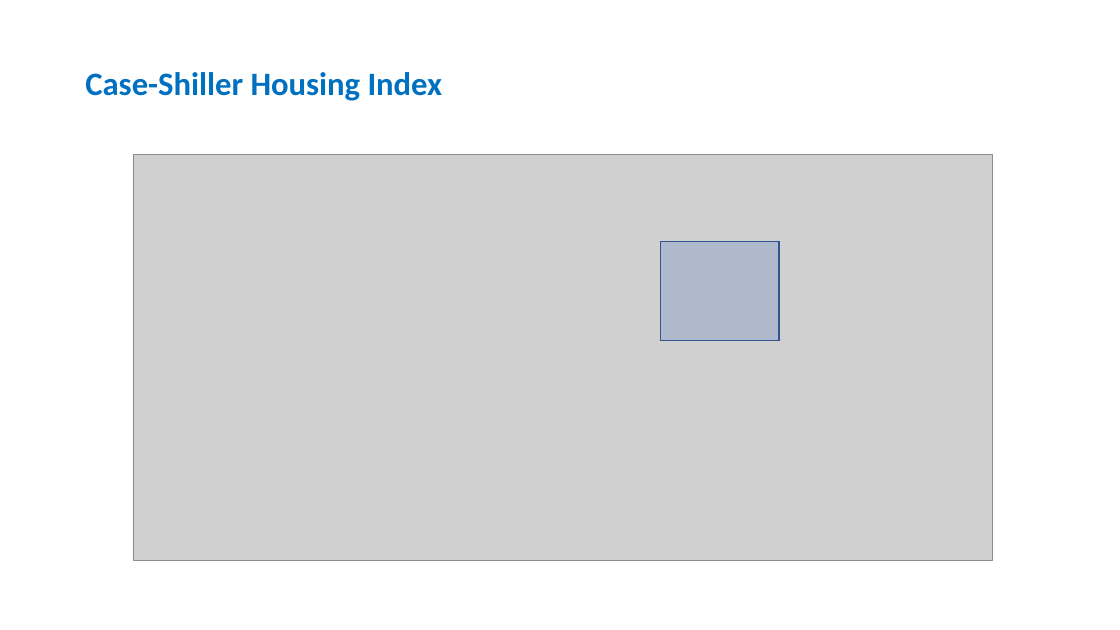
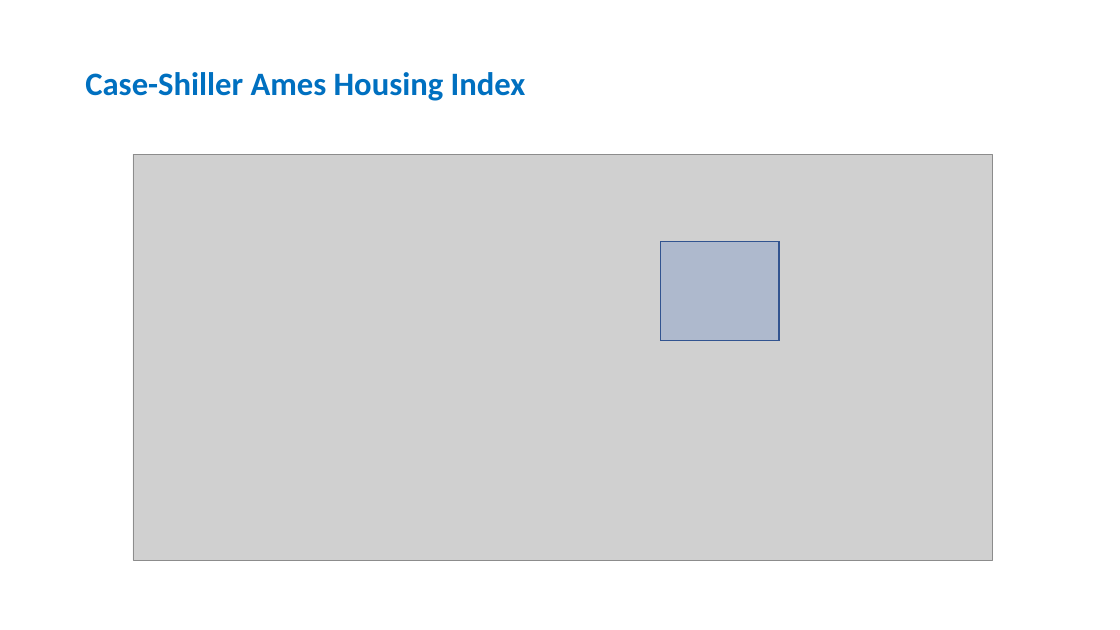
Before and after one commit to manasagodkhindi/AmesHousingPrediction, a slide deck: slide 20 of HousingPricesPresentations.pptx (slide 21 before the commit). Drawn at 1120x630 pixels with LibreOffice and Linux fonts; fonts in the diff are those of the drawing; grey boxes stand for pictures. Boxes give left, top, right and bottom in pixels: in the first picture for what was removed or moved away, otherwise in the second. Text is boxed around its words. In the diff, an @@ line names an element or a change of style, - is before the commit and + after.

```diff
--- a/HousingPricesPresentations.pptx
+++ b/HousingPricesPresentations.pptx
@@ title at box(85, 72, 526, 101): text changed @@
-Case-Shiller Housing Index
+Case-Shiller Ames Housing Index
```
Also in this commit, not shown: 19 other slides changed, 2 slides added, 2 slides removed.
